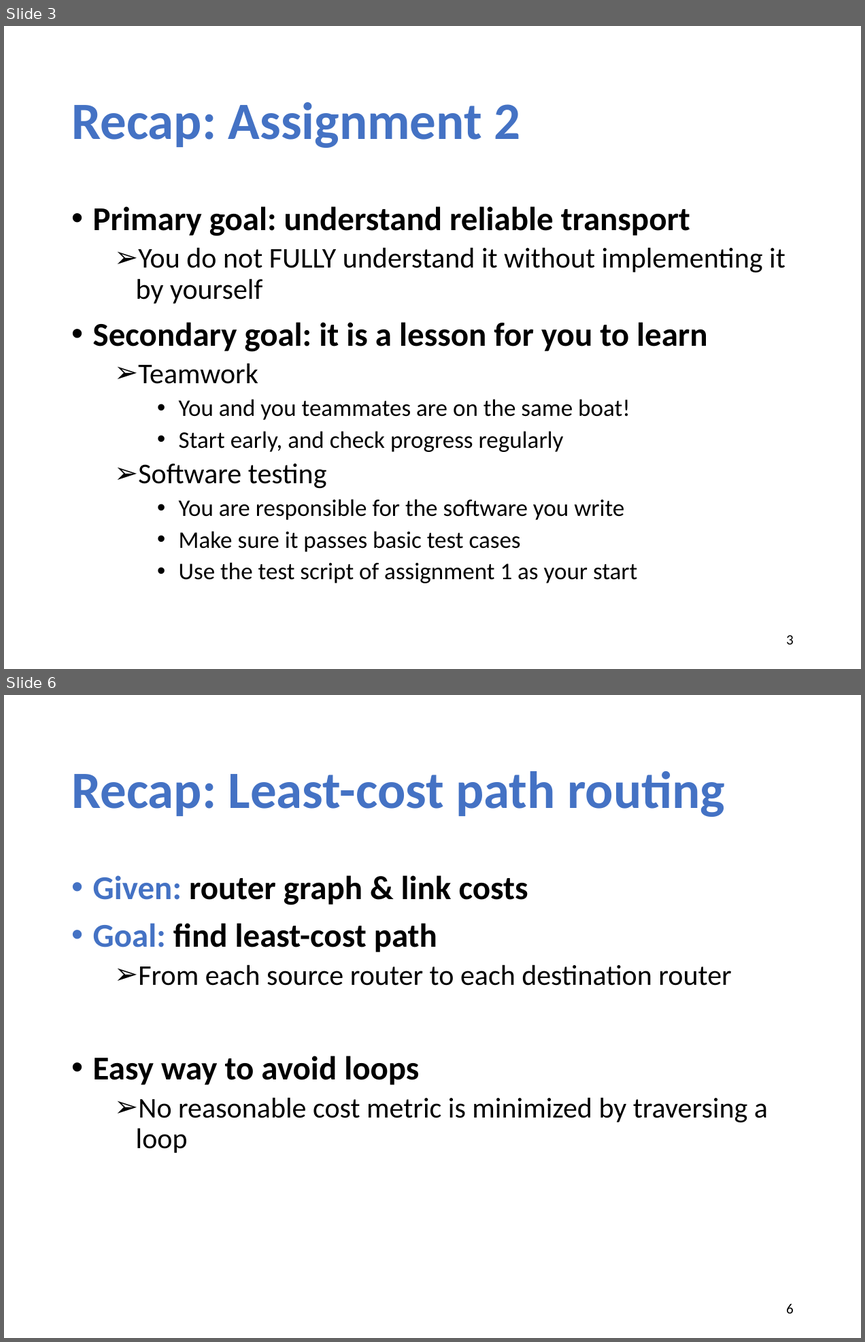
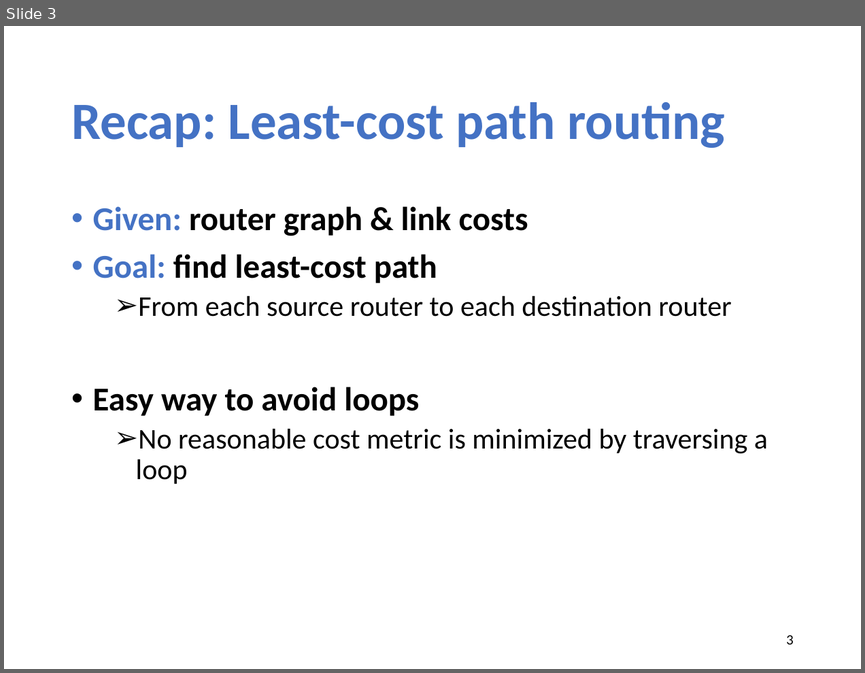
Before and after one commit to xinjin/course-net, a slide deck: slides/lec13_routing_algorithms.pptx. Shown one above the other, each under a label of ours: slides 3 and 6 before the commit, slide 3 after it; the slides between them are not shown. The pictures are 865x1342 and 865x673 pixels, drawn with LibreOffice and Linux fonts; fonts in the diff are those of the drawing. Boxes give left, top, right and bottom in pixels: in the first picture for what was removed or moved away, otherwise in the second. Text is boxed around its words. In the diff, an @@ line names an element or a change of style, - is before the commit and + after.

```diff
--- a/slides/lec13_routing_algorithms.pptx
+++ b/slides/lec13_routing_algorithms.pptx
@@ slide 3 removed at [4,26,861,669], background #FFFFFF @@
@@ title removed at [71,102,520,148] @@
-Recap: Assignment 2
@@ text removed at [93,206,785,583] @@
-• Primary goal: understand reliable transport
-  ➢ You do not FULLY understand it without implementing it by yourself
-• Secondary goal: it is a lesson for you to learn
-  ➢ Teamwork
-    • You and you teammates are on the same boat!
-    • Start early, and check progress regularly
-  ➢ Software testing
-    • You are responsible for the software you write
-    • Make sure it passes basic test cases
-    • Use the test script of assignment 1 as your start
@@ page number removed at [786,635,793,644] @@
-3
@@ what was slide 6 is now slide 3 @@
@@ page number at [786,635,793,644]: text changed @@
-6
+3
```
Also in this commit, not shown: 3 slides changed, 1 slide added, 2 other slides removed, 2 other files.
